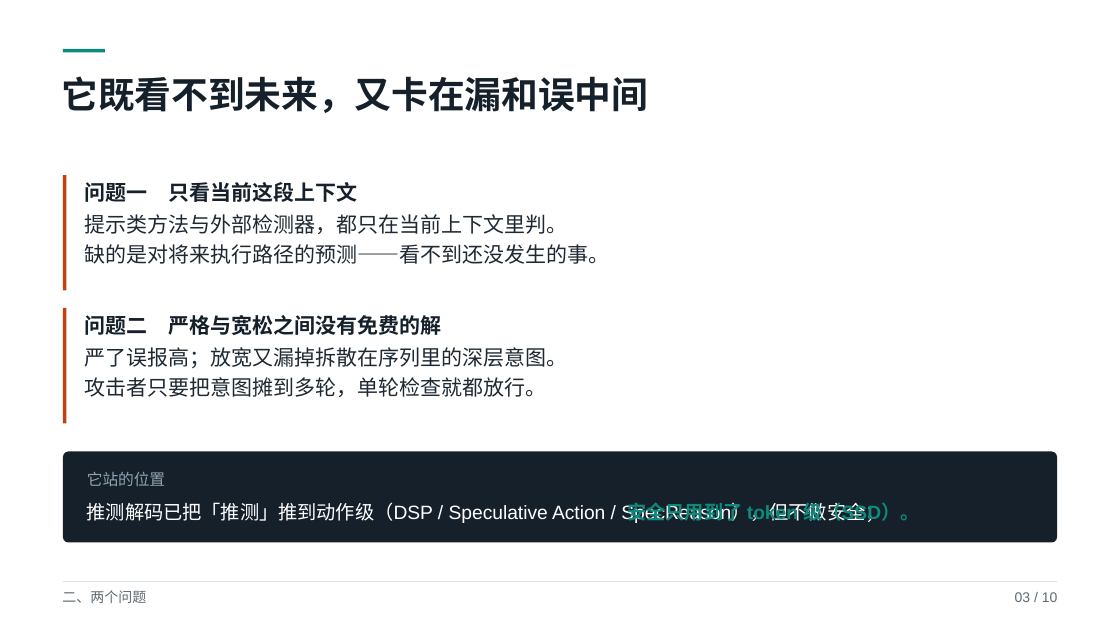
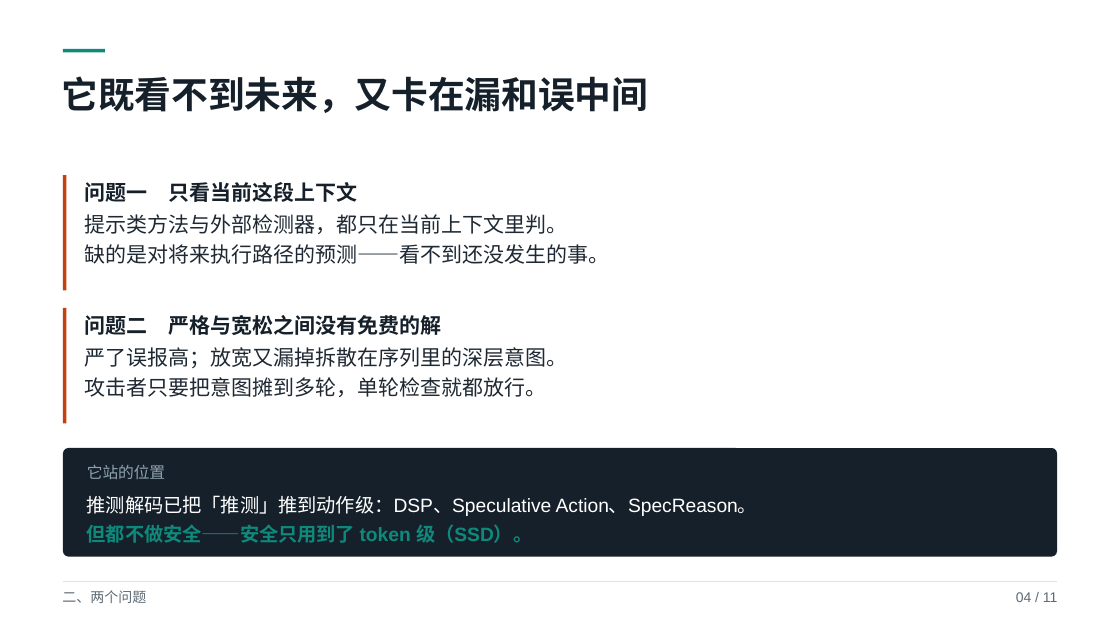
Before and after one commit to yiiiiiii1/multi-agent-remote-sensing, a slide deck: slide 4 of 阶段2-卫星多智能体防御/presentations/SSH精读.pptx (slide 3 before the commit). Drawn at 1120x630 pixels with LibreOffice and Linux fonts; fonts in the diff are those of the drawing. Boxes give left, top, right and bottom in pixels: in the first picture for what was removed or moved away, otherwise in the second. Text is boxed around its words. In the diff, an @@ line names an element or a change of style, - is before the commit and + after.

```diff
--- a/阶段2-卫星多智能体防御/presentations/SSH精读.pptx
+++ b/阶段2-卫星多智能体防御/presentations/SSH精读.pptx
@@ rounded rectangle: place and size @@
-rounded rectangle at (63, 452, 1057, 543)
+rounded rectangle at (63, 448, 1057, 556)
@@ rounded rectangle at (63, 448, 1057, 556): proportions changed @@
@@ text "它站的位置": place and size @@
-text "它站的位置" at (87, 472, 165, 486)
+text "它站的位置" at (87, 465, 165, 479)
@@ text at (87, 495, 758, 516): text changed @@
-推测解码已把「推测」推到动作级（DSP / Speculative Action / SpecReason），但不做安全；
+推测解码已把「推测」推到动作级：DSP、Speculative Action、SpecReason。
@@ text at (87, 524, 532, 543): text changed @@
-安全只用到了 token 级（SSD）。
+但都不做安全——安全只用到了 token 级（SSD）。
@@ text at (1016, 592, 1058, 602): text changed @@
-03 / 10
+04 / 11
```
Also in this commit, not shown: 9 other slides changed, 1 slide added, 41 other files.
